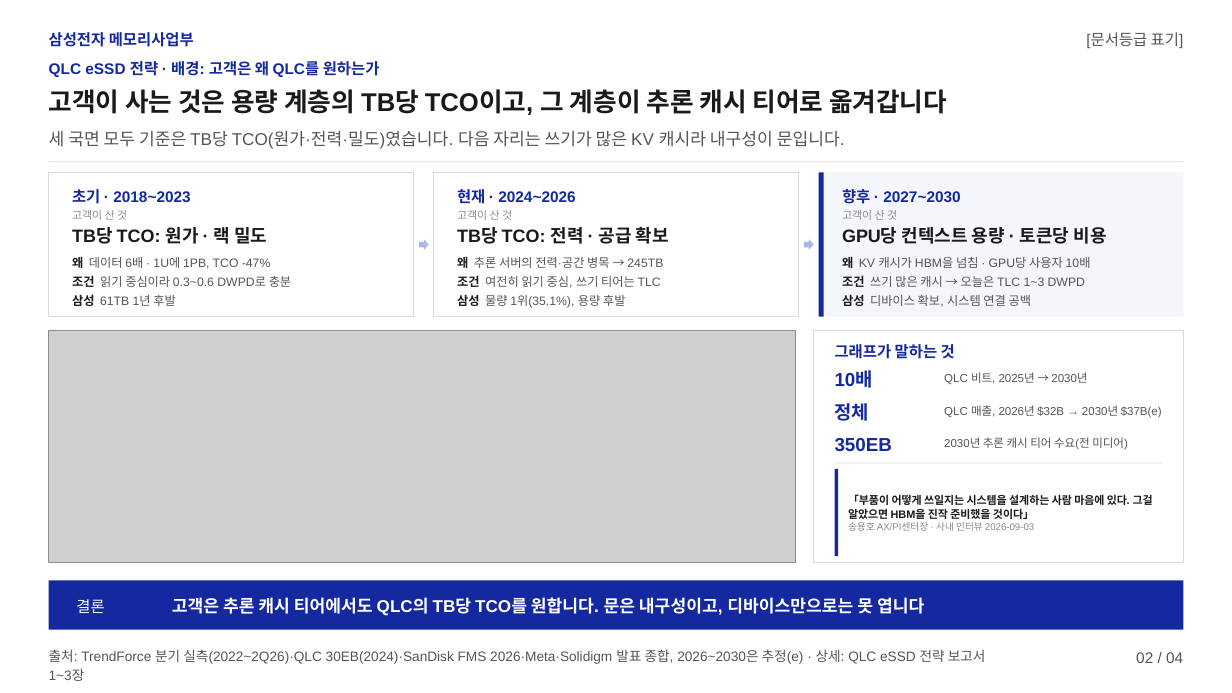
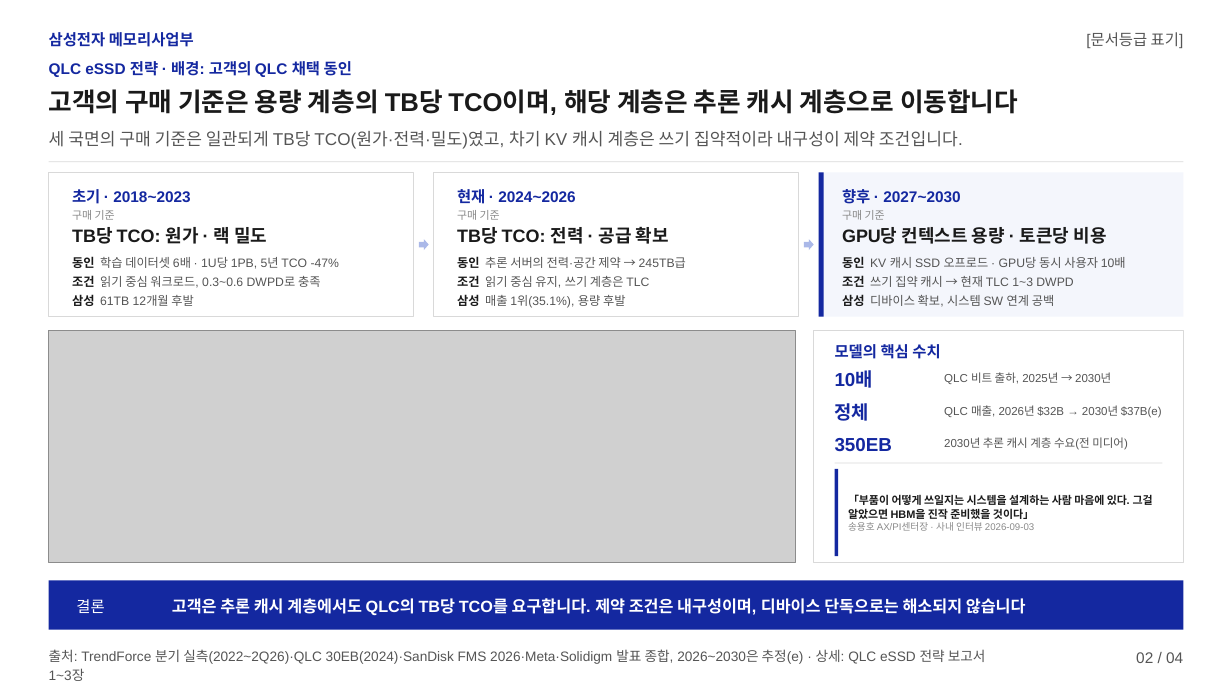
Before and after one commit to k31001/action-learning, a slide deck: slide 2 of outputs/presentation/qlc-ssd-strategy.pptx. Drawn at 1232x693 pixels with LibreOffice and Linux fonts; fonts in the diff are those of the drawing; grey boxes stand for pictures. Boxes give left, top, right and bottom in pixels: in the first picture for what was removed or moved away, otherwise in the second. Text is boxed around its words. In the diff, an @@ line names an element or a change of style, - is before the commit and + after.

```diff
--- a/outputs/presentation/qlc-ssd-strategy.pptx
+++ b/outputs/presentation/qlc-ssd-strategy.pptx
@@ text at (49,89,1018,115): text changed @@
-고객이 사는 것은 용량 계층의 TB당 TCO이고, 그 계층이 추론 캐시 티어로 옮겨갑니다
+고객의 구매 기준은 용량 계층의 TB당 TCO이며, 해당 계층은 추론 캐시 계층으로 이동합니다
@@ text at (49,61,352,77): text changed @@
-QLC eSSD 전략 · 배경: 고객은 왜 QLC를 원하는가
+QLC eSSD 전략 · 배경: 고객의 QLC 채택 동인
@@ text at (49,131,963,149): text changed @@
-세 국면 모두 기준은 TB당 TCO(원가·전력·밀도)였습니다. 다음 자리는 쓰기가 많은 KV 캐시라 내구성이 문입니다.
+세 국면의 구매 기준은 일관되게 TB당 TCO(원가·전력·밀도)였고, 차기 KV 캐시 계층은 쓰기 집약적이라 내구성이 제약 조건입니다.
@@ text at (72,210,115,220): text changed @@
-고객이 산 것
+구매 기준
@@ text at (457,210,500,220): text changed @@
-고객이 산 것
+구매 기준
@@ text at (842,210,885,220): text changed @@
-고객이 산 것
+구매 기준
@@ text at (72,256,340,269): text changed @@
-왜 데이터 6배 · 1U에 1PB, TCO -47%
+동인 학습 데이터셋 6배 · 1U당 1PB, 5년 TCO -47%
@@ text at (457,256,686,268): text changed @@
-왜 추론 서버의 전력·공간 병목 → 245TB
+동인 추론 서버의 전력·공간 제약 → 245TB급
@@ text at (842,256,1126,268): text changed @@
-왜 KV 캐시가 HBM을 넘침 · GPU당 사용자 10배
+동인 KV 캐시 SSD 오프로드 · GPU당 동시 사용자 10배
@@ text at (72,294,193,306): text changed @@
-삼성 61TB 1년 후발
+삼성 61TB 12개월 후발
@@ text at (72,275,320,288): text changed @@
-조건 읽기 중심이라 0.3~0.6 DWPD로 충분
+조건 읽기 중심 워크로드, 0.3~0.6 DWPD로 충족
@@ text at (457,294,625,308): text changed @@
-삼성 물량 1위(35.1%), 용량 후발
+삼성 매출 1위(35.1%), 용량 후발
@@ text at (457,275,649,288): text changed @@
-조건 여전히 읽기 중심, 쓰기 티어는 TLC
+조건 읽기 중심 유지, 쓰기 계층은 TLC
@@ text at (842,294,1054,307): text changed @@
-삼성 디바이스 확보, 시스템 연결 공백
+삼성 디바이스 확보, 시스템 SW 연계 공백
@@ text at (842,275,1073,287): text changed @@
-조건 쓰기 많은 캐시 → 오늘은 TLC 1~3 DWPD
+조건 쓰기 집약 캐시 → 현재 TLC 1~3 DWPD
@@ text at (835,344,940,359): text changed @@
-그래프가 말하는 것
+모델의 핵심 수치
@@ text at (944,372,1111,384): text changed @@
-QLC 비트, 2025년 → 2030년
+QLC 비트 출하, 2025년 → 2030년
@@ text at (944,437,1128,450): text changed @@
-2030년 추론 캐시 티어 수요(전 미디어)
+2030년 추론 캐시 계층 수요(전 미디어)
@@ text at (172,598,1026,615): text changed; size 20 to 19 pt @@
-고객은 추론 캐시 티어에서도 QLC의 TB당 TCO를 원합니다. 문은 내구성이고, 디바이스만으로는 못 엽니다
+고객은 추론 캐시 계층에서도 QLC의 TB당 TCO를 요구합니다. 제약 조건은 내구성이며, 디바이스 단독으로는 해소되지 않습니다
```
Also in this commit, not shown: 1 other slide changed, 4 other files.
